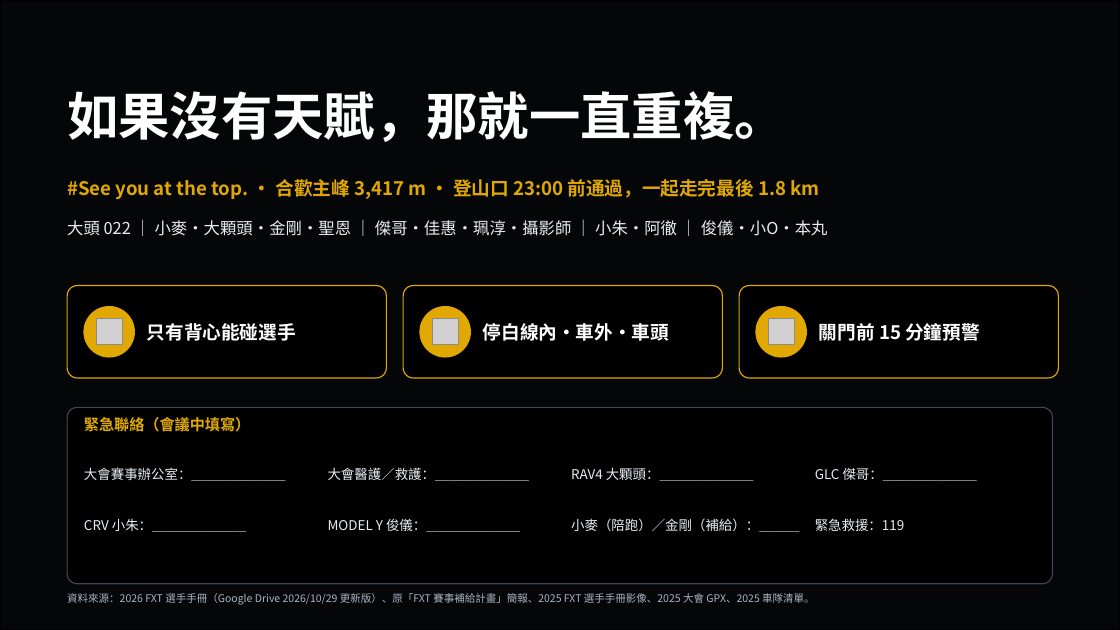
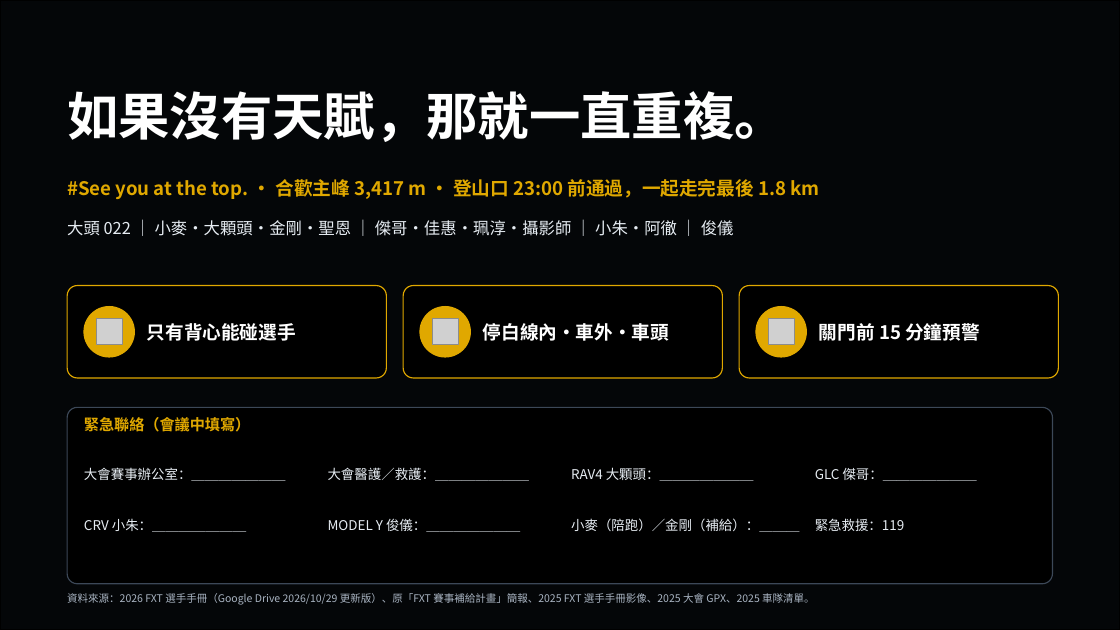
Before and after one commit to powermovebboy-sys/Race-site, a slide deck: slide 33 of deck/2026_FXT_補給作戰計畫.pptx. Drawn at 1120x630 pixels with LibreOffice and Linux fonts; fonts in the diff are those of the drawing; grey boxes stand for pictures; background and template pictures are left out. Boxes give left, top, right and bottom in pixels: in the first picture for what was removed or moved away, otherwise in the second. Text is boxed around its words. In the diff, an @@ line names an element or a change of style, - is before the commit and + after.

```diff
--- a/deck/2026_FXT_補給作戰計畫.pptx
+++ b/deck/2026_FXT_補給作戰計畫.pptx
@@ text at [67, 220, 734, 236]: text changed @@
-大頭 022 ｜ 小麥・大顆頭・金剛・聖恩 ｜ 傑哥・佳惠・珮淳・攝影師 ｜ 小朱・阿徹 ｜ 俊儀・小O・本丸
+大頭 022 ｜ 小麥・大顆頭・金剛・聖恩 ｜ 傑哥・佳惠・珮淳・攝影師 ｜ 小朱・阿徹 ｜ 俊儀
```
Also in this commit, not shown: 4 other slides changed, 3 other files.
